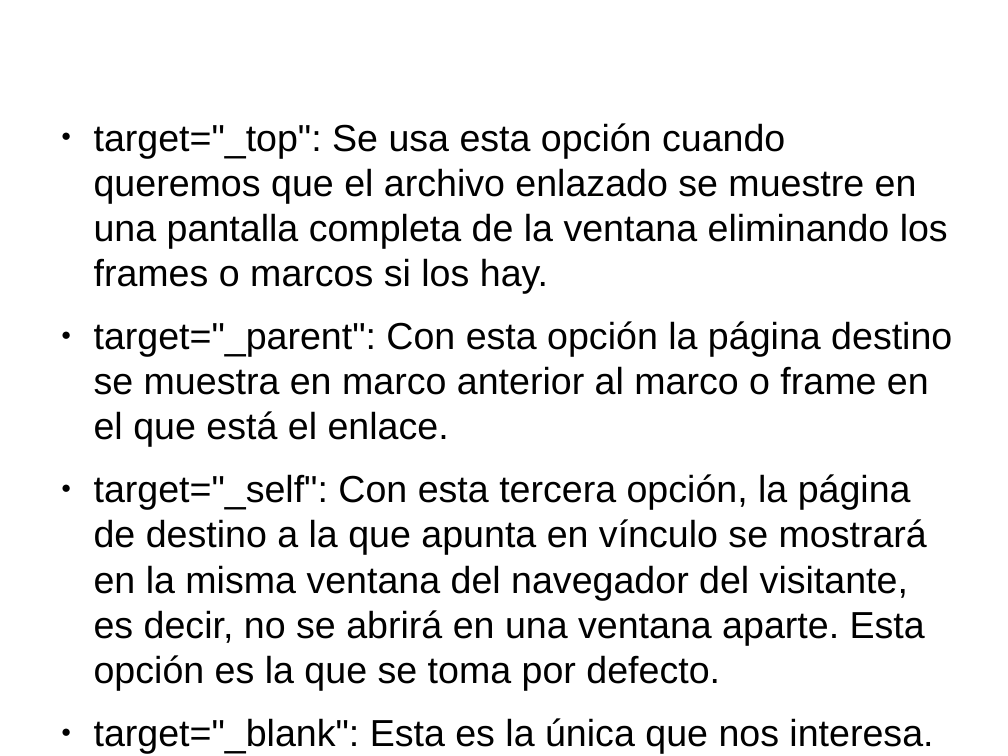
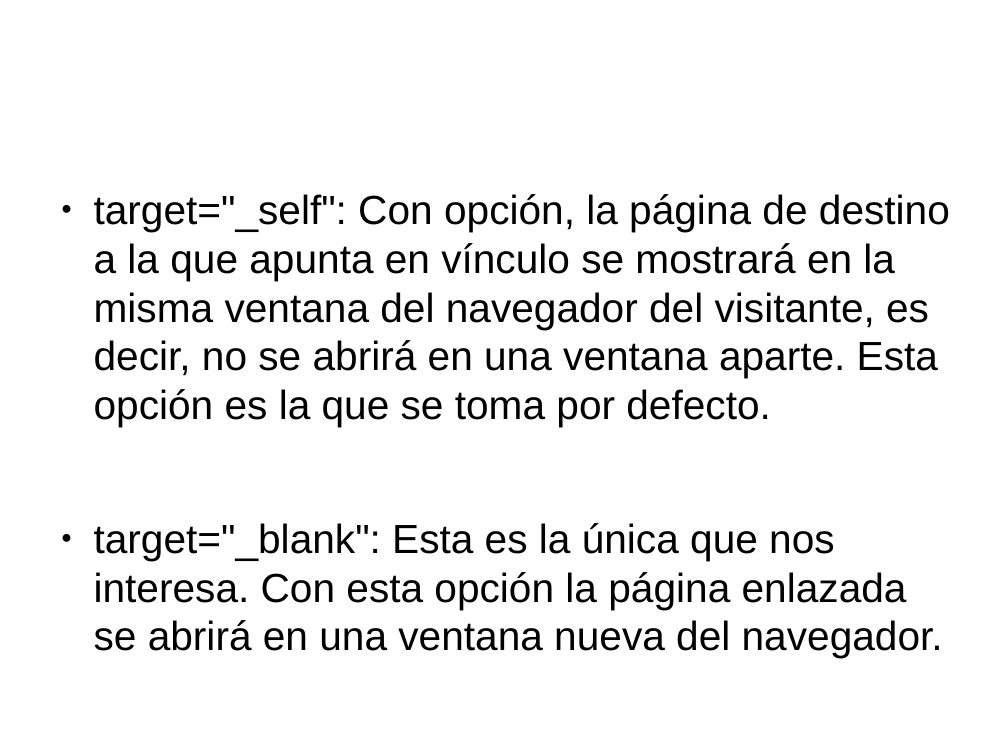
Before and after one commit to toblerone554/CampusInfantil2016, a slide deck: slide 33 of Veteranos/html/PresentaciónHTML.odp (slide 32 before the commit). Drawn at 1008x756 pixels with LibreOffice and Linux fonts; fonts in the diff are those of the drawing. Boxes give left, top, right and bottom in pixels: in the first picture for what was removed or moved away, otherwise in the second. Text is boxed around its words. In the diff, an @@ line names an element or a change of style, - is before the commit and + after.

```diff
--- a/Veteranos/html/PresentaciónHTML.odp
+++ b/Veteranos/html/PresentaciónHTML.odp
@@ text at box(94, 194, 950, 427): text changed; size 29.6 to 32 pt @@
-● target="_top": Se usa esta opción cuando queremos que el archivo enlazado se muestre en una pantalla completa de la ventana eliminando los frames o marcos si los hay.
-● target="_parent": Con esta opción la página destino se muestra en marco anterior al marco o frame en el que está el enlace.
-● target="_self": Con esta tercera opción, la página de destino a la que apunta en vínculo se mostrará en la misma ventana del navegador del visitante, es decir, no se abrirá en una ventana aparte. Esta opción es la que se toma por defecto.
+● target="_self": Con opción, la página de destino a la que apunta en vínculo se mostrará en la misma ventana del navegador del visitante, es decir, no se abrirá en una ventana aparte. Esta opción es la que se toma por defecto.
@@ text at box(94, 523, 943, 658): size 29.6 to 32 pt in "target="_blank": Esta es la única que nos ..." @@
```
Also in this commit, not shown: 6 other slides changed, 4 slides added, 1 slide removed, 8 other files.
